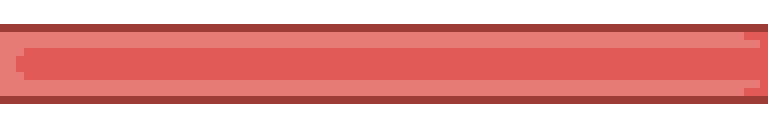
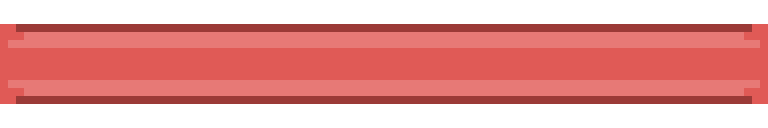
The second 768px x 128px image is a revision of the first. Changes to its layers:
renamed "Layer 4" to "Sides", painted on it over left=0, top=24, right=768, bottom=104
